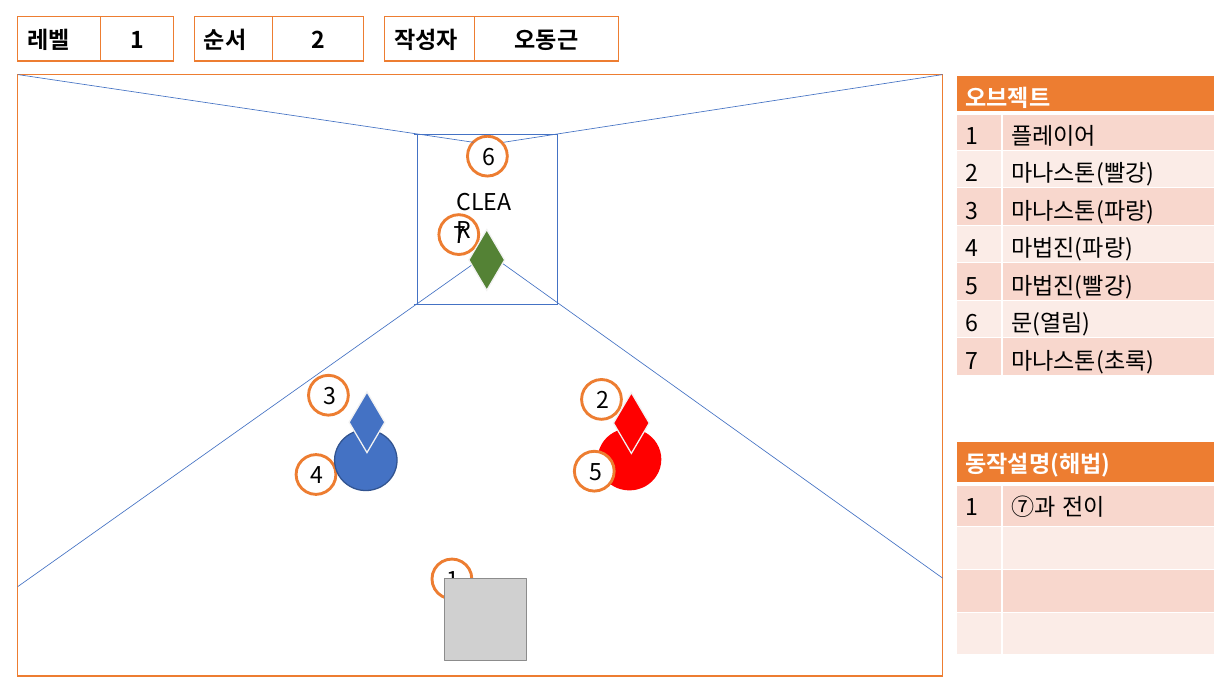
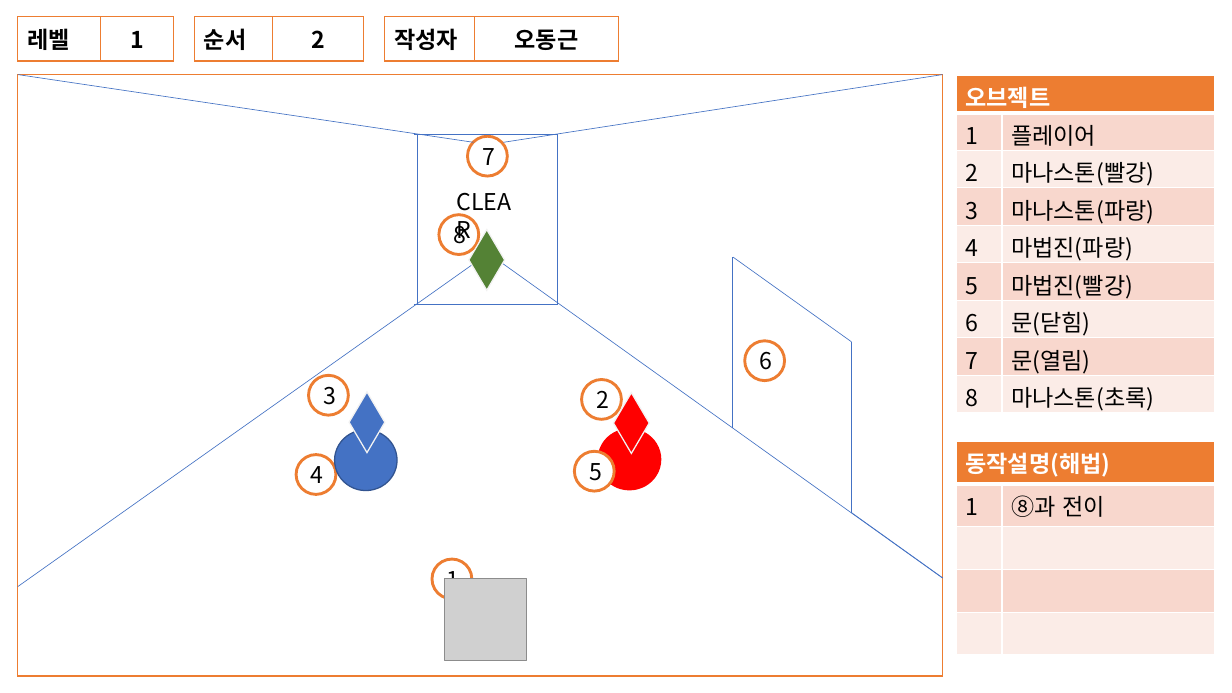
Before and after one commit to RaccoonCoder7/Switching, a slide deck: slide 2 of 문서/Work/레벨디자인/레벨디자인_스테이지1.pptx. Drawn at 1232x693 pixels with LibreOffice and Linux fonts; fonts in the diff are those of the drawing; grey boxes stand for pictures. Boxes give left, top, right and bottom in pixels: in the first picture for what was removed or moved away, otherwise in the second. Text is boxed around its words. In the diff, an @@ line names an element or a change of style, - is before the commit and + after.

Commit message:
회의내용반영 (스테이지1대포, 전이 3초뒤 파괴)

```diff
--- a/문서/Work/레벨디자인/레벨디자인_스테이지1.pptx
+++ b/문서/Work/레벨디자인/레벨디자인_스테이지1.pptx
@@ table at (x1=957, y1=76, x2=1215, y2=415) @@
-row 7: 6 | 문(열림)
-row 8: 7 | 마나스톤(초록)
+row 7: 6 | 문(닫힘)
+row 8: 7 | 문(열림)
+row 9: 8 | 마나스톤(초록)
@@ ellipse "7" moved from (x1=439, y1=214, x2=479, y2=254) to (x1=468, y1=136, x2=507, y2=176) @@
@@ ellipse added at (x1=439, y1=214, x2=479, y2=254), fill #FFFFFF, outline #ED7D31 2.25 pt, 18 pt, text #000000 @@
+8
@@ line added from (732, 428) to (732, 257), #4472C4 0.5 pt @@
@@ line added from (733, 257) to (851, 342), #4472C4 0.5 pt @@
@@ ellipse "6" moved from (x1=468, y1=136, x2=507, y2=176) to (x1=745, y1=341, x2=785, y2=381) @@
@@ line added from (851, 513) to (851, 342), #4472C4 0.5 pt @@
@@ table at (x1=957, y1=442, x2=1215, y2=629) @@
-row 2, column 2: ⑦과 전이
+row 2, column 2: ⑧과 전이
@@ line added from (851, 513) to (943, 578), #4472C4 0.5 pt @@
```
Also in this commit, not shown: 1 other slide changed, 1 other file.
